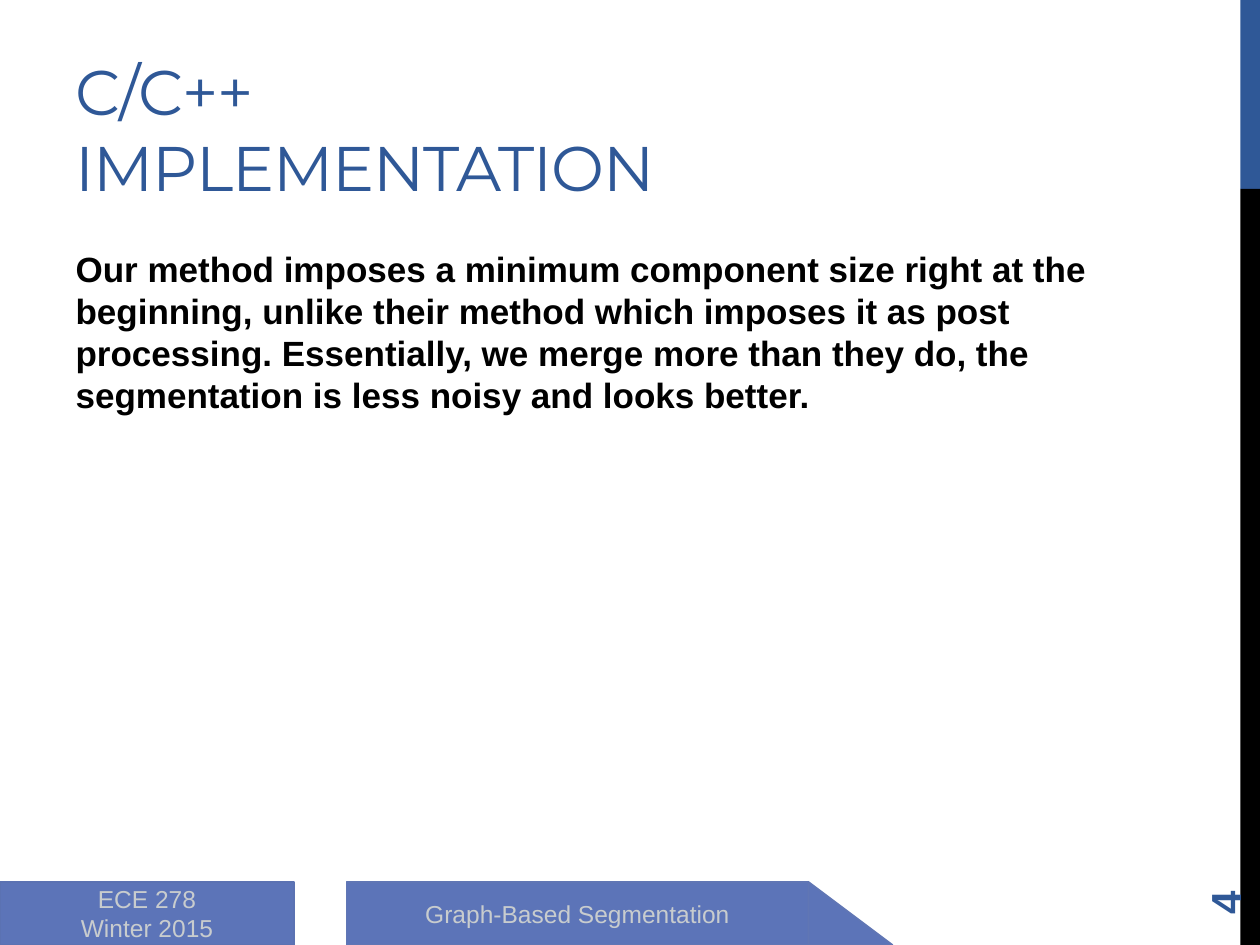
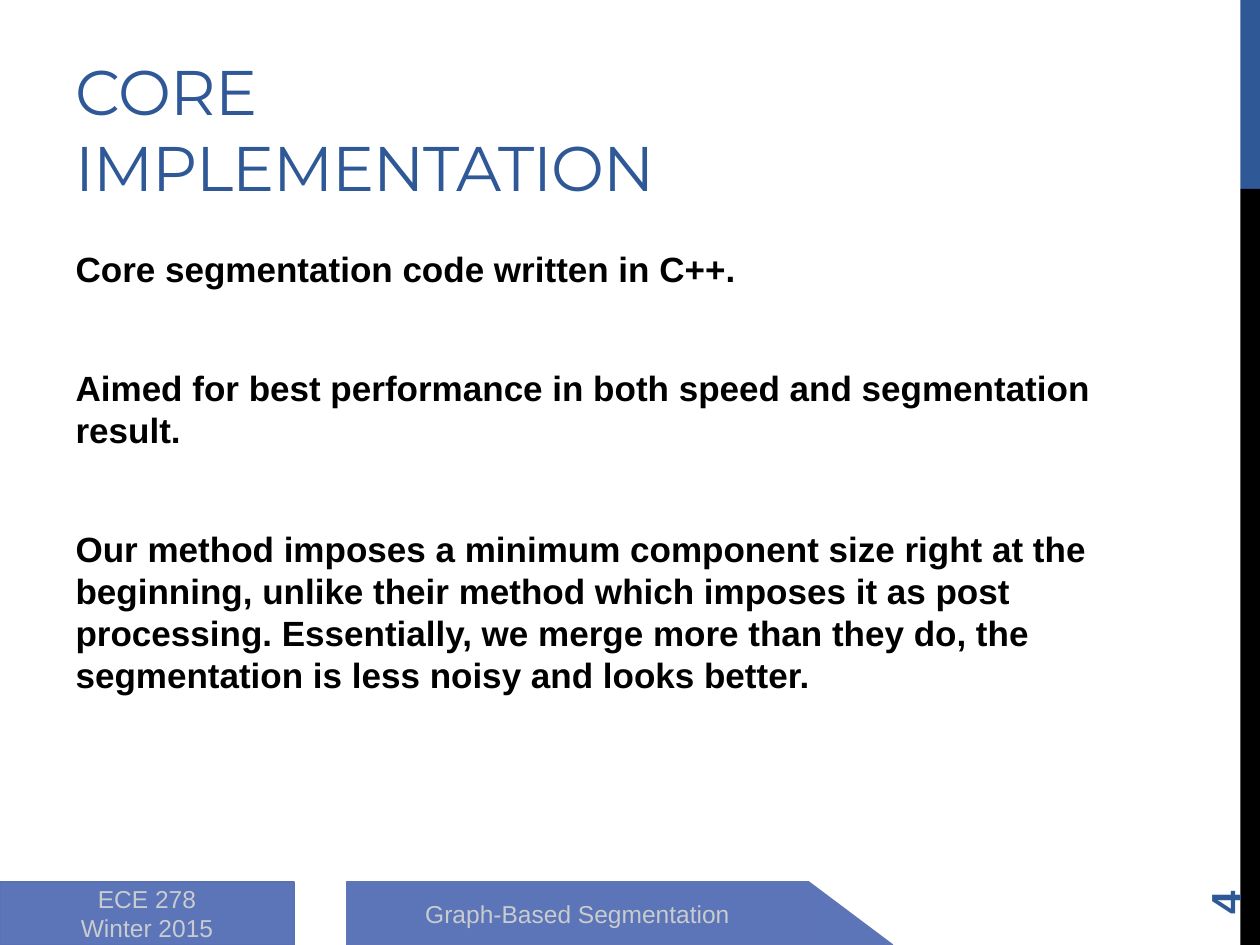
Before and after one commit to zhongguomeng/graph-based-segmentation, a slide deck: slide 4 of 8_report/presentation.pptx. Drawn at 1260x945 pixels with LibreOffice and Linux fonts; fonts in the diff are those of the drawing. Boxes give left, top, right and bottom in pixels: in the first picture for what was removed or moved away, otherwise in the second. Text is boxed around its words. In the diff, an @@ line names an element or a change of style, - is before the commit and + after.

```diff
--- a/8_report/presentation.pptx
+++ b/8_report/presentation.pptx
@@ title at (x1=76, y1=70, x2=655, y2=192): text changed @@
-C/C++
-IMPLEMENTATION
+CORE
+IMPLEMENTATION
@@ text at (x1=76, y1=256, x2=1090, y2=444): paragraphs added @@
+Core segmentation code written in C++.
+Aimed for best performance in both speed and segmentation result.
```
Also in this commit, not shown: 5 other slides changed, 2 slides added.
